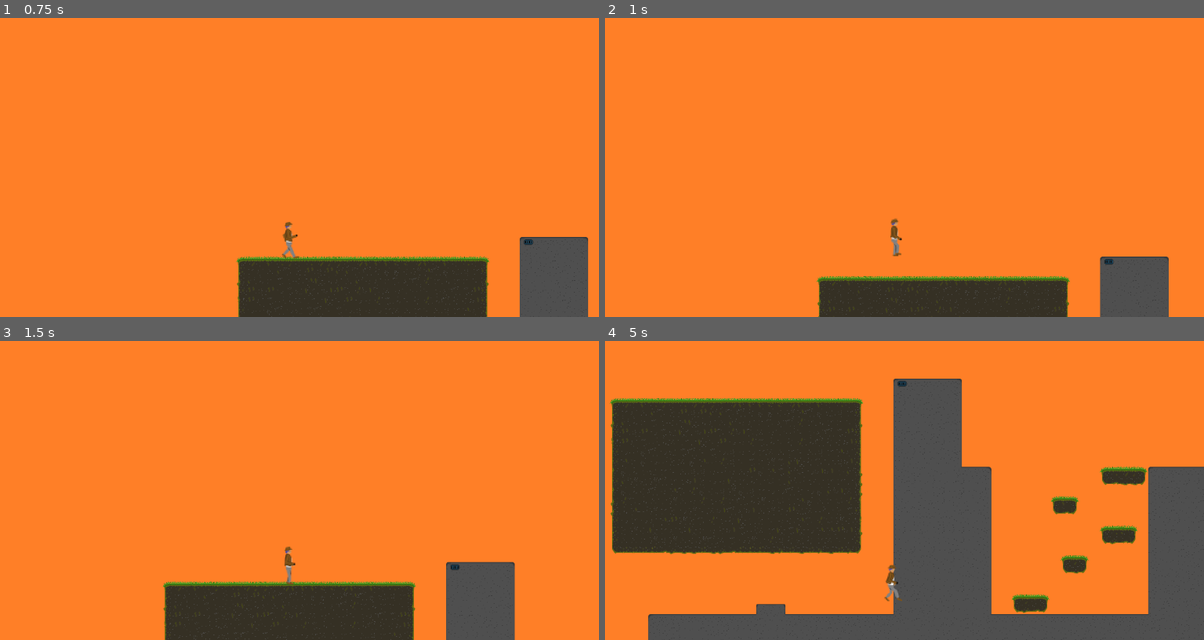
Above: before the commit, frames 1-4 (two rows, left to right).
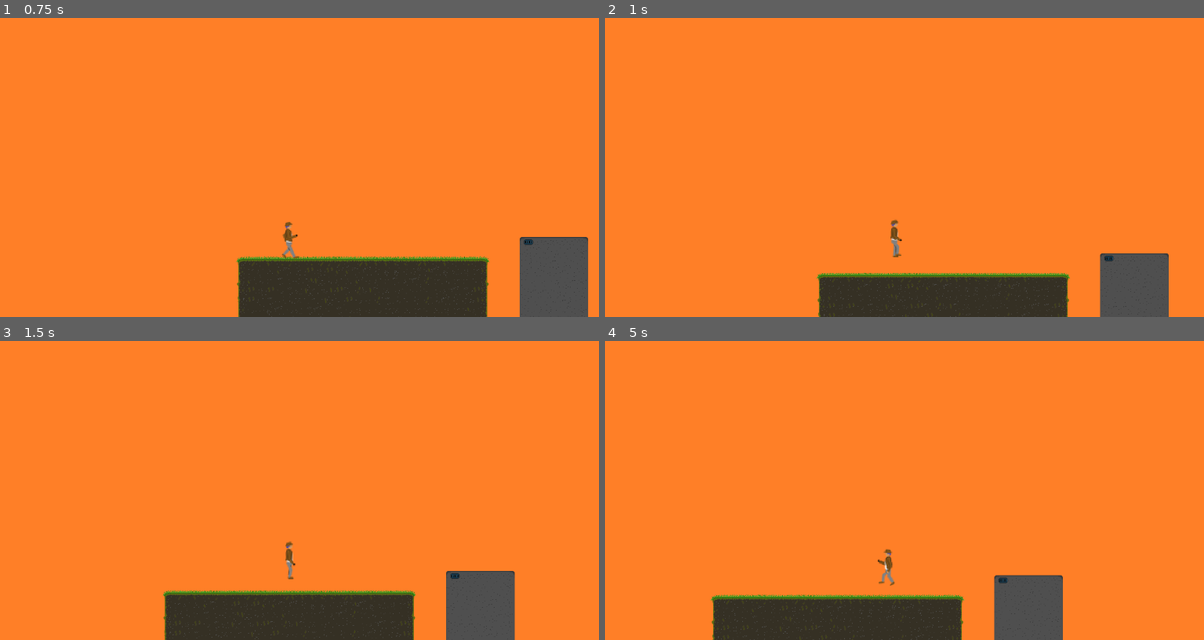
Above: after the commit, the same moments.

Repository: Pfeifenreiniger/NeonRelic
Game: Godot game, scene res://scenes/levels/test_level/test_level.tscn
The game is run twice, just before and just after one commit, with the same random seed, the same clock (stepped at 60 frames per second) and the same inputs.
Inputs:
- Up to frame 1 (0.75 s): tap Enter (ingame_climb_up_ledge) at 0.5 s; hold Right (ingame_move_right) from 0.53 s (still down); hold S (ingame_duck) from 0.53 s (still down)
- Up to frame 2 (1 s): keep holding Right (ingame_move_right); keep holding S (ingame_duck); tap W (ingame_jump) at 0.77, 0.8 s
- Up to frame 3 (1.5 s): keep holding Right (ingame_move_right); tap W (ingame_jump) at 1.07, 1.35 s; release S (ingame_duck) at 1.28 s
- Up to frame 4 (5 s): tap W (ingame_jump) at 1.52, 1.82, 2.3, 3.02, 3.32, 4.52, 4.82 s; tap S (ingame_duck) at 1.55, 2.85, 4.35 s; release Right (ingame_move_right) at 2.03 s; hold A (ingame_move_left) 2.03-2.78 s; hold S (ingame_duck) 2.03-2.78 s; hold Right (ingame_move_right) 2.78-4.28 s; hold W (ingame_jump) 3.53-4.28 s; hold A (ingame_move_left) from 4.28 s (still down)

Frame 1 is identical in both runs. In frame 2, 1.4% of the frame differs, in the area x 35-95%, y 66-100%; in frame 3, 2.6%; in frame 4, 49%, in the area x 0-100%, y 12-100%.

Commit message:
added player short jump mechanic

Diff:
--- a/scenes/entities/player/player.gd
+++ b/scenes/entities/player/player.gd
@@ -9,8 +9,9 @@
 const BASE_SPEED:int = 200
 var current_speed:int = BASE_SPEED
 
-const BASE_JUMP_VELOCITY:int = -315
+const BASE_JUMP_VELOCITY:int = -275
 var current_jump_velocity:int = BASE_JUMP_VELOCITY
+const LARGE_JUMP_VELOCITY_ADDITION_MULTIPLIER:float = 0.3
 
 var BASE_GRAVITY = ProjectSettings.get_setting("physics/2d/default_gravity")
 var current_gravity = BASE_GRAVITY
--- a/scenes/entities/player/player_controls_handler.gd
+++ b/scenes/entities/player/player_controls_handler.gd
@@ -2,6 +2,12 @@
 
 @onready var player:CharacterBody2D = get_tree().get_first_node_in_group('player')
 @onready var ingame_camera:Camera2D = get_tree().get_first_node_in_group('ingame_camera')
+
+# button press timers
+@onready var jump_button_press_timer:Timer = $ButtonPressTimers/JumpButtonPressTimer
+
+func _ready():
+	jump_button_press_timer.timeout.connect(on_jump_button_press_timer_timeout)
 
 
 func check_player_duck_key_input_status():
@@ -86,6 +92,12 @@
 		# apply gravity when player is not ducking or climbing a ledge
 		if not check_if_player_is_ducking() and not player.is_climbing_ledge:
 			player.velocity.y += player.current_gravity * delta
+
+		# checks if jump button was released (-> short jump)
+		if Input.is_action_just_released("ingame_jump") and player.is_jumping:
+			if not jump_button_press_timer.is_stopped():
+				jump_button_press_timer.stop()
+
 		# if gravity influenced player's physic -> check if he is falling
 		if player.velocity.y > 0  and not player.is_climbing_ledge:
 			if not player.is_falling:
@@ -106,39 +118,48 @@
 		if not player.is_climbing_ledge:
 			# player jumping
 			if Input.is_action_pressed("ingame_jump") and not check_if_player_is_ducking():
-				if player.direction.y == 0 and not check_if_player_is_vertically_moving():
-					player.direction.y = -1
-					player.is_jumping = true
-					if "left" in player.current_animation:
-						player.current_animation = "jump_up_left"
-					else:
-						player.current_animation = "jump_up_right"
-					player.loop_animation = false
-					player.animation_to_change = true
-					player.velocity.y += player.current_jump_velocity
+				action_input_jump()
 			# player ducking
 			elif Input.is_action_pressed("ingame_duck") and not check_if_player_is_vertically_moving():
-				if player.direction.x == 0 and not check_if_player_is_ducking():
-					player.to_duck = true
-					player.will_duck = true
-					if "left" in player.current_animation:
-						player.current_animation = "to_duck_left"
-					else:
-						player.current_animation = "to_duck_right"
-					player.loop_animation = false
-					player.animation_to_change = true
-					ingame_camera.asc_camera_y_axis = false
-					ingame_camera.desc_camera_y_axis = true
+				action_input_duck()
 
 
 func move(delta):
-	climb_up_ledge()
+	action_input_climb_up_ledge()
 	move_x()
 	move_y(delta)
 	player.move_and_slide()
 
 
-func climb_up_ledge():
+func action_input_jump():
+	if player.direction.y == 0 and not check_if_player_is_vertically_moving():
+		player.direction.y = -1
+		player.is_jumping = true
+		if "left" in player.current_animation:
+			player.current_animation = "jump_up_left"
+		else:
+			player.current_animation = "jump_up_right"
+		player.loop_animation = false
+		player.animation_to_change = true
+		player.velocity.y += player.current_jump_velocity
+		jump_button_press_timer.start()
+
+
+func action_input_duck():
+	if player.direction.x == 0 and not check_if_player_is_ducking():
+		player.to_duck = true
+		player.will_duck = true
+		if "left" in player.current_animation:
+			player.current_animation = "to_duck_left"
+		else:
+			player.current_animation = "to_duck_right"
+		player.loop_animation = false
+		player.animation_to_change = true
+		ingame_camera.asc_camera_y_axis = false
+		ingame_camera.desc_camera_y_axis = true
+
+
+func action_input_climb_up_ledge():
 	# if player is currently in an ledge area -> can climb up (if player is facing correct ledge side)
 	if player.current_ledge_to_climb_area != null:
 		if player.ledge_climb_area.overlaps_area(player.current_ledge_to_climb_area):
@@ -155,7 +176,6 @@
 				else:
 					player.current_animation = "climb_up_ledge_left"
 					player.animations_handler.climb_up_ledge("left")
-				print("Ich klettere!")
 
 
 func check_if_ledge_side_fits(ledge_area:Area2D) -> bool:
@@ -163,3 +183,10 @@
 		return true
 	else:
 		return false
+
+
+###----------CONNECTED SIGNALS----------###
+
+func on_jump_button_press_timer_timeout():
+	var current_large_jump_velocity_addition:int = int(abs(player.current_jump_velocity) * player.LARGE_JUMP_VELOCITY_ADDITION_MULTIPLIER)
+	player.velocity.y -= current_large_jump_velocity_addition
--- a/scenes/entities/player/player_controls_handler.tscn
+++ b/scenes/entities/player/player_controls_handler.tscn
@@ -4,3 +4,9 @@
 
 [node name="PlayerControlsHandler" type="Node"]
 script = ExtResource("1_atn0h")
+
+[node name="ButtonPressTimers" type="Node" parent="."]
+
+[node name="JumpButtonPressTimer" type="Timer" parent="ButtonPressTimers"]
+wait_time = 0.095
+one_shot = true
